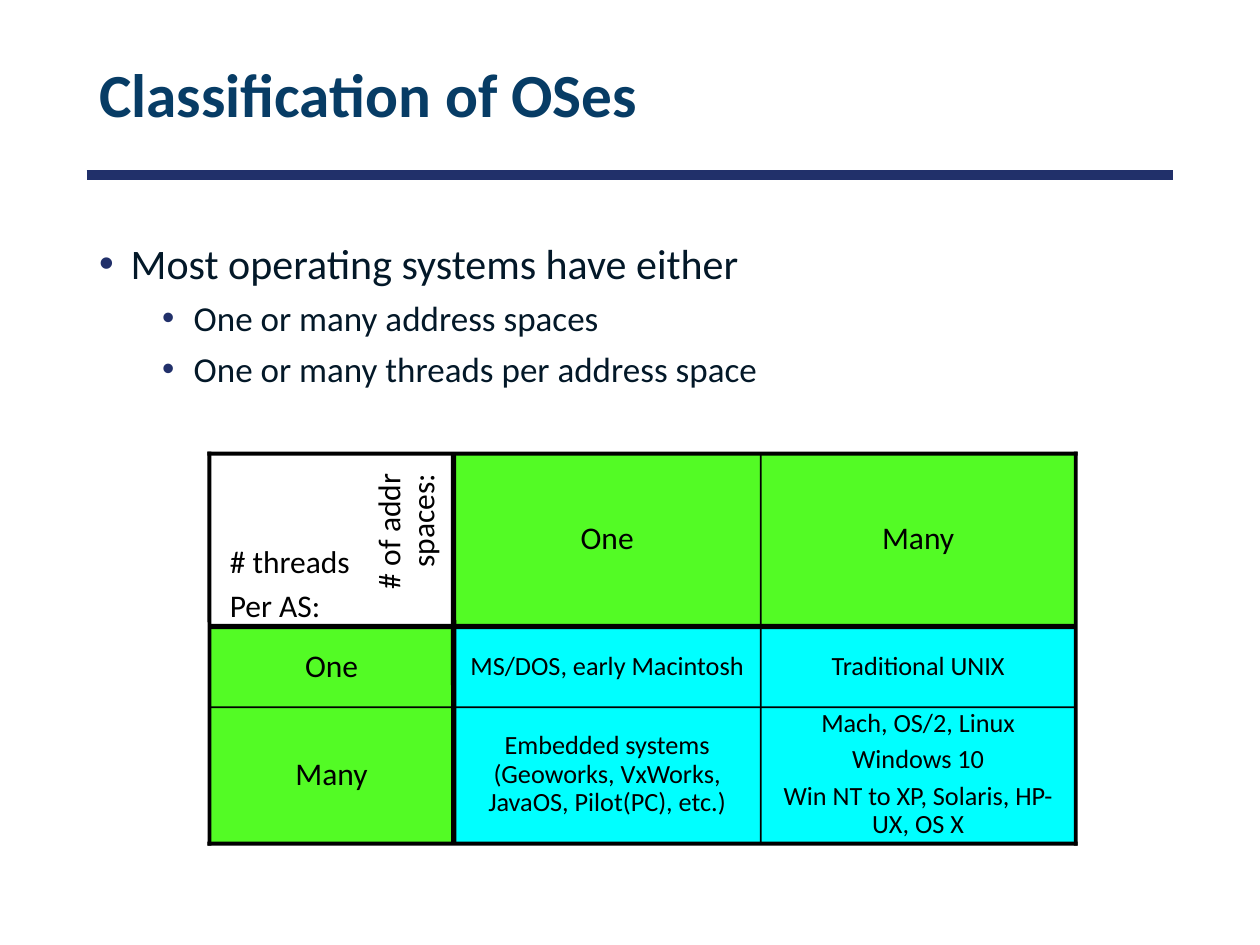
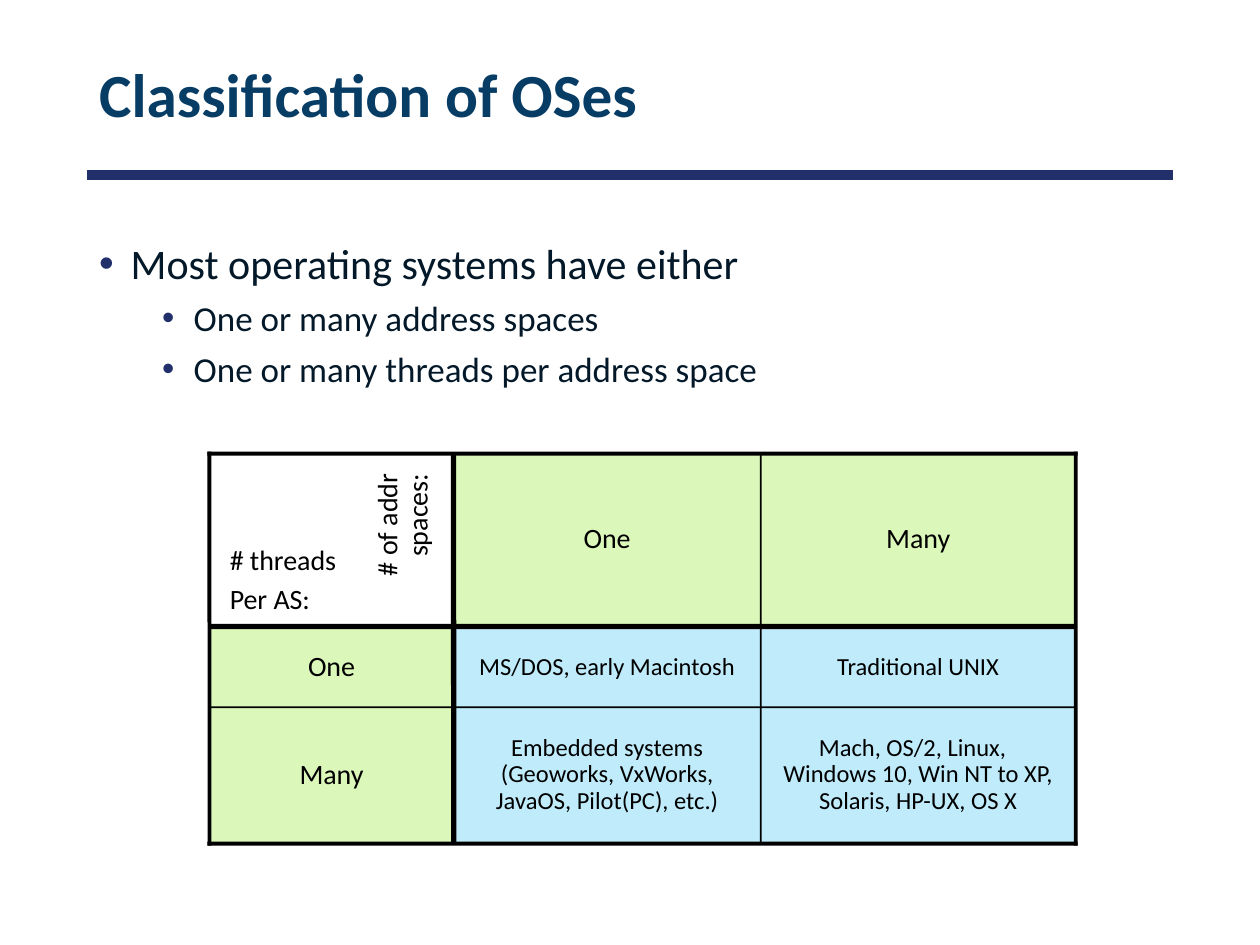
Before and after one commit to smajidzahedi/ECE350, a slide deck: slide 20 of Lectures/03-multithreaded.pptx. Drawn at 1260x945 pixels with LibreOffice and Linux fonts; fonts in the diff are those of the drawing. Boxes give left, top, right and bottom in pixels: in the first picture for what was removed or moved away, otherwise in the second. Text is boxed around its words. In the diff, an @@ line names an element or a change of style, - is before the commit and + after.

```diff
--- a/Lectures/03-multithreaded.pptx
+++ b/Lectures/03-multithreaded.pptx
@@ text "# of addr spaces:" at box(371, 479, 435, 555): size 18 to 16 pt @@
@@ size 18 to 16 pt; fill #53FB25 to #DCF7BA in 4 elements at box(209, 707, 454, 843), box(209, 627, 454, 708), box(761, 454, 1076, 626), box(454, 454, 761, 626) @@
@@ text "# threads" at box(230, 550, 336, 610): size 18 to 16 pt @@
@@ size 15 to 14 pt; fill #00FFFF to #BFEBFA in 3 elements at box(454, 706, 761, 844), box(761, 627, 1076, 708), box(454, 627, 761, 708) @@
@@ rectangle "Mach, OS/2, Linux, Windows 10, ..." at box(761, 706, 1076, 844): fill #00FFFF to #BFEBFA @@
@@ text in rectangle at box(783, 739, 1052, 812): text changed; size 15 to 14 pt @@
-Mach, OS/2, Linux
-Windows 10
-Win NT to XP, Solaris, HP-UX, OS X
+Mach, OS/2, Linux,
+Windows 10, Win NT to XP, Solaris, HP-UX, OS X
```
Also in this commit, not shown: 1 other file.
